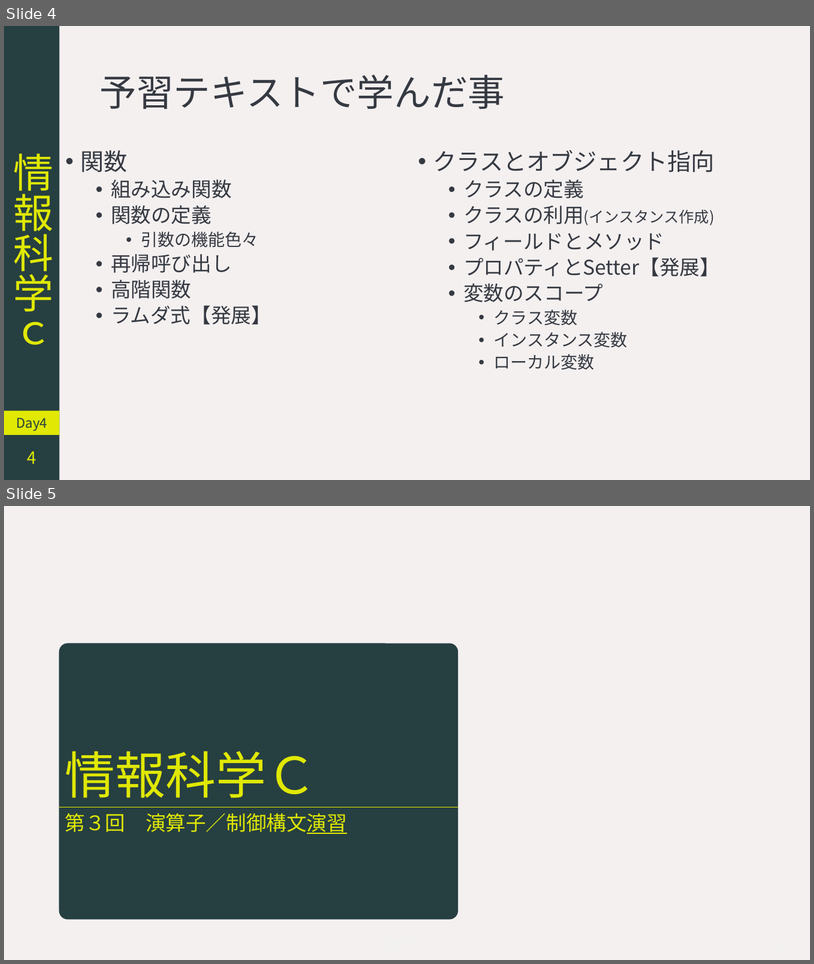
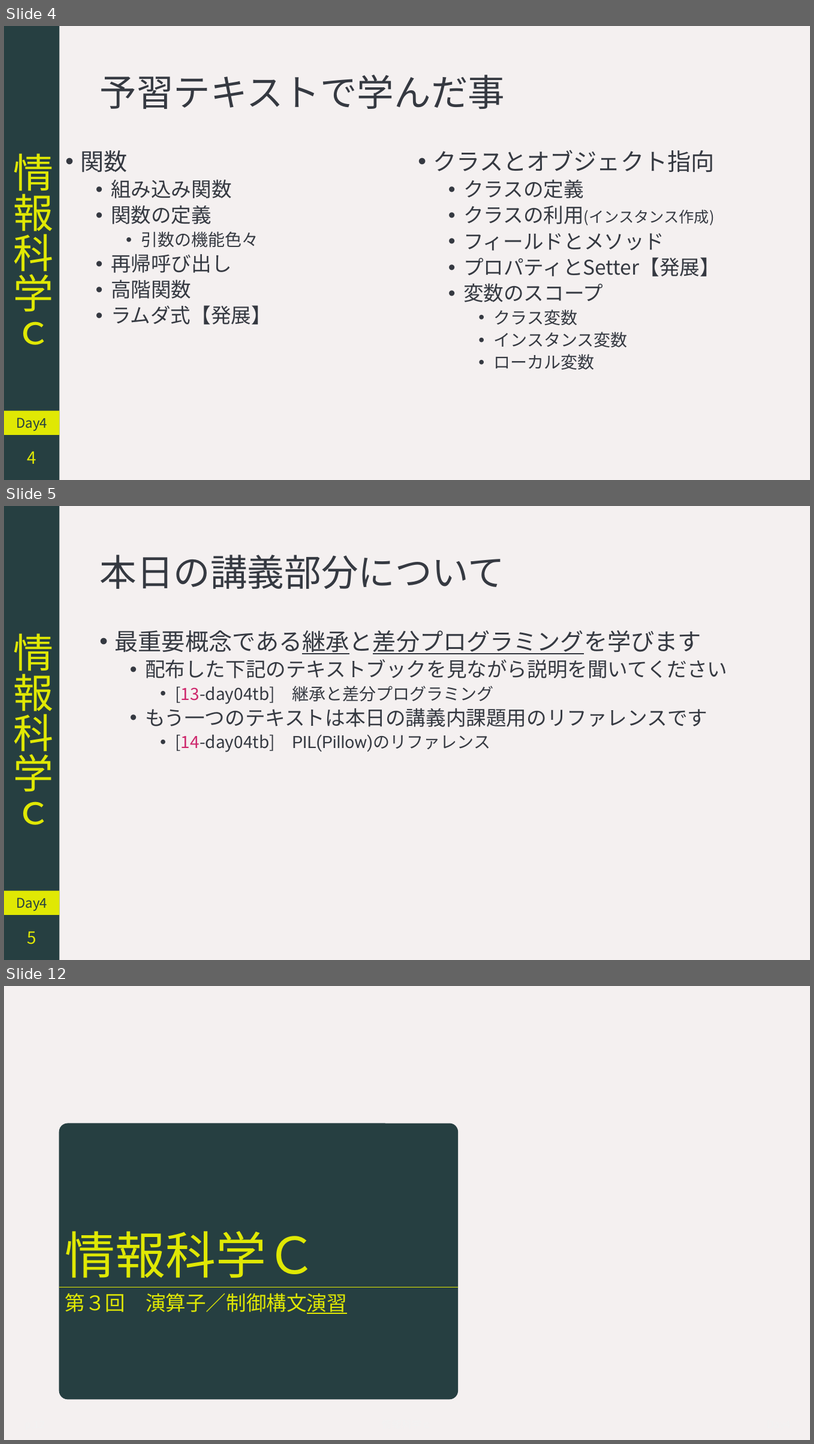
Before and after one commit to YokoyamaLab/PythonBasics, a slide deck: slides/computerScience_day4.pptx. Shown one above the other, each under a label of ours: slides 4 and 5 before the commit, slides 4, 5 and 12 after it; the slides between them are not shown. The pictures are 814x964 and 814x1444 pixels, drawn with LibreOffice and Linux fonts; fonts in the diff are those of the drawing. Boxes give left, top, right and bottom in pixels: in the first picture for what was removed or moved away, otherwise in the second. Text is boxed around its words. In the diff, an @@ line names an element or a change of style, - is before the commit and + after.

```diff
--- a/slides/computerScience_day4.pptx
+++ b/slides/computerScience_day4.pptx
@@ slide 5 added at <box>4,506,810,960</box>, background #F4F0F0 @@
@@ rectangle added at <box>4,506,60,960</box>, fill #263F41, 48 pt, text #E0E804 @@
+情報科学ｃ
@@ title added at <box>99,555,505,589</box>, 44 pt, text #353941 @@
+本日の講義部分について
@@ text added at <box>115,630,728,727</box>, 24 pt, text #353941 @@
+• 最重要概念である継承と差分プログラミングを学びます
+  • 配布した下記のテキストブックを見ながら説明を聞いてください
+    • [13-day04tb] 継承と差分プログラミング
+  • もう一つのテキストは本日の講義内課題用のリファレンスです
+    • [14-day04tb] PIL(Pillow)のリファレンス
@@ rectangle added at <box>4,891,60,915</box>, fill #E0E804, 16 pt, text #263F41 @@
+Day4
@@ page number added at <box>27,931,36,944</box>, 20 pt, text #E0E804 @@
+5
@@ what was slide 5 is now slide 12 @@
```
Also in this commit, not shown: 5 slides changed, 6 other slides added, 2 other files.
